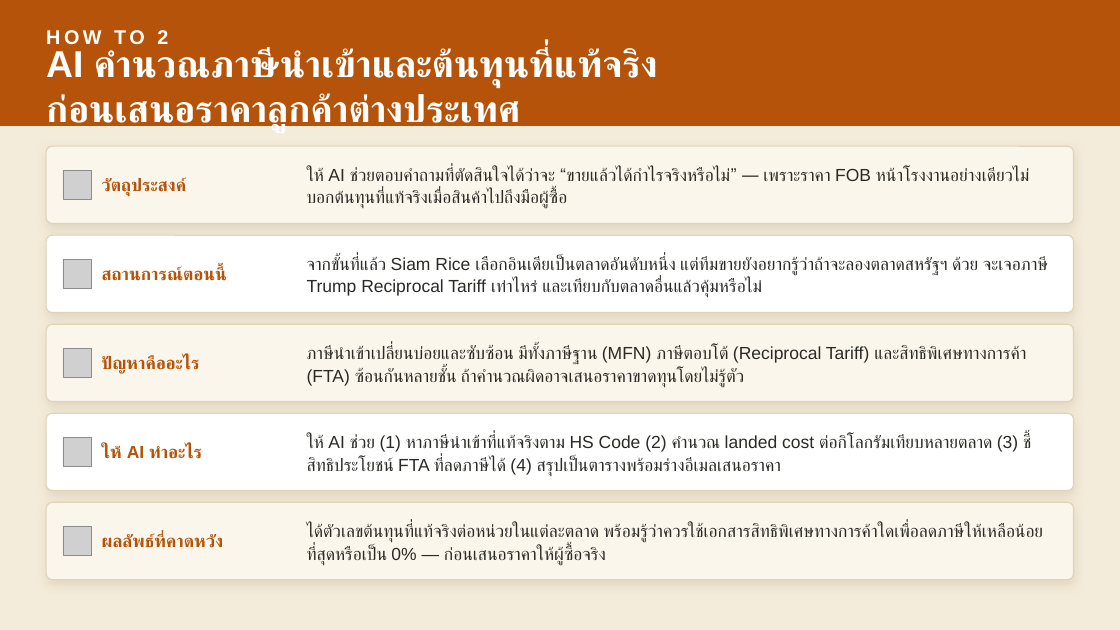
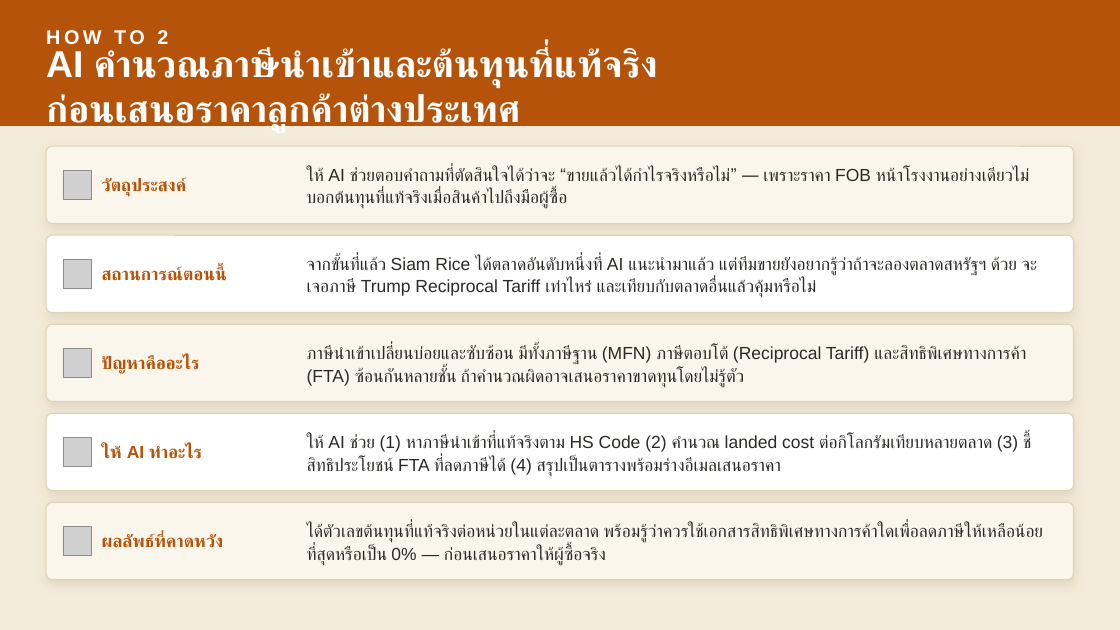
Before and after one commit to skunpoj/krungsri, a slide deck: slide 20 of deck/out3.pptx (slide 17 before the commit). Drawn at 1120x630 pixels with LibreOffice and Linux fonts; fonts in the diff are those of the drawing; grey boxes stand for pictures. Boxes give left, top, right and bottom in pixels: in the first picture for what was removed or moved away, otherwise in the second. Text is boxed around its words. In the diff, an @@ line names an element or a change of style, - is before the commit and + after.

```diff
--- a/deck/out3.pptx
+++ b/deck/out3.pptx
@@ text at [307,257,1017,298]: text changed @@
-จากขั้นที่แล้ว Siam Rice เลือกอินเดียเป็นตลาดอันดับหนึ่ง แต่ทีมขายยังอยากรู้ว่าถ้าจะลองตลาดสหรัฐฯ ด้วย จะเจอภาษี Trump Reciprocal Tariff เท่าไหร่ และเทียบกับตลาดอื่นแล้วคุ้มหรือไม่
+จากขั้นที่แล้ว Siam Rice ได้ตลาดอันดับหนึ่งที่ AI แนะนำมาแล้ว แต่ทีมขายยังอยากรู้ว่าถ้าจะลองตลาดสหรัฐฯ ด้วย จะเจอภาษี Trump Reciprocal Tariff เท่าไหร่ และเทียบกับตลาดอื่นแล้วคุ้มหรือไม่
```
Also in this commit, not shown: 1 other slide changed, 7 slides added, 6 other files.
